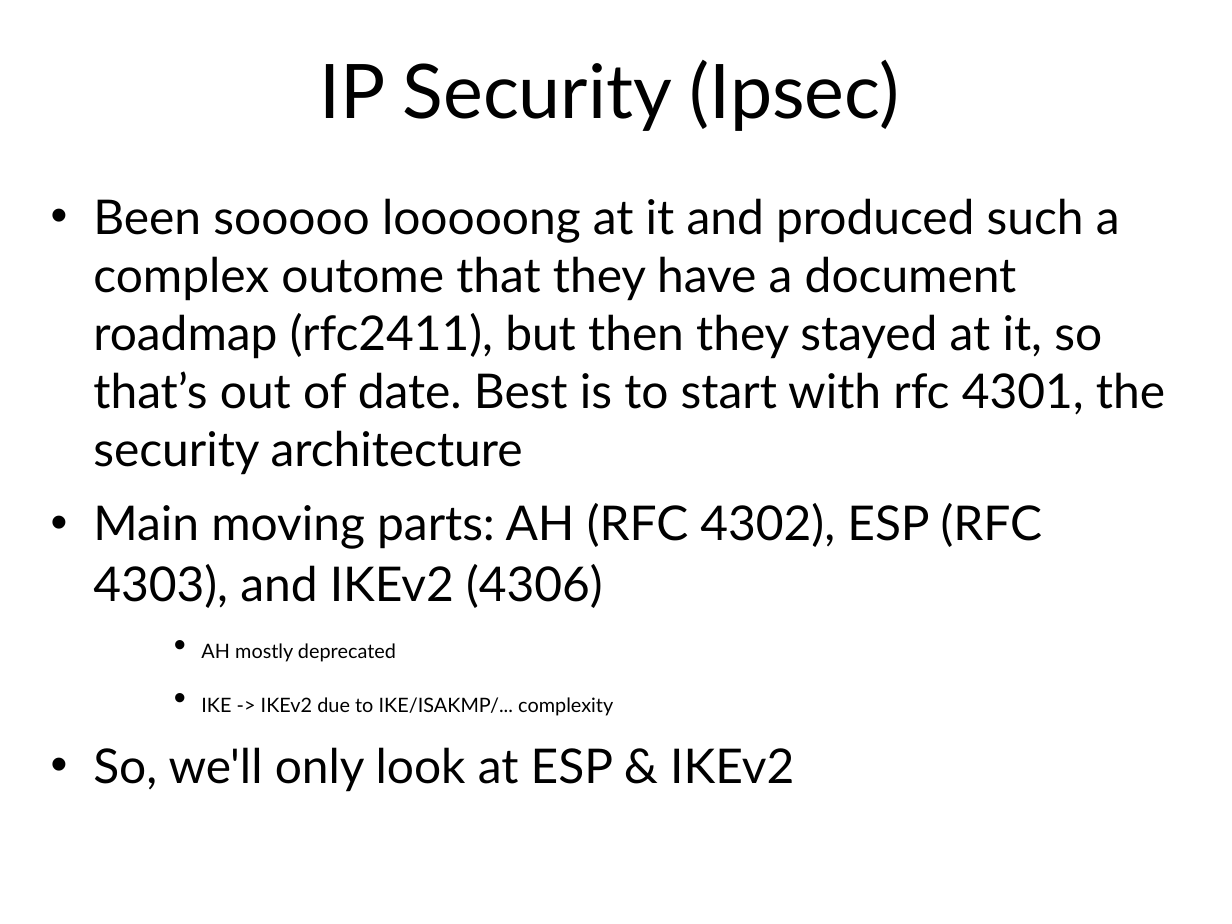
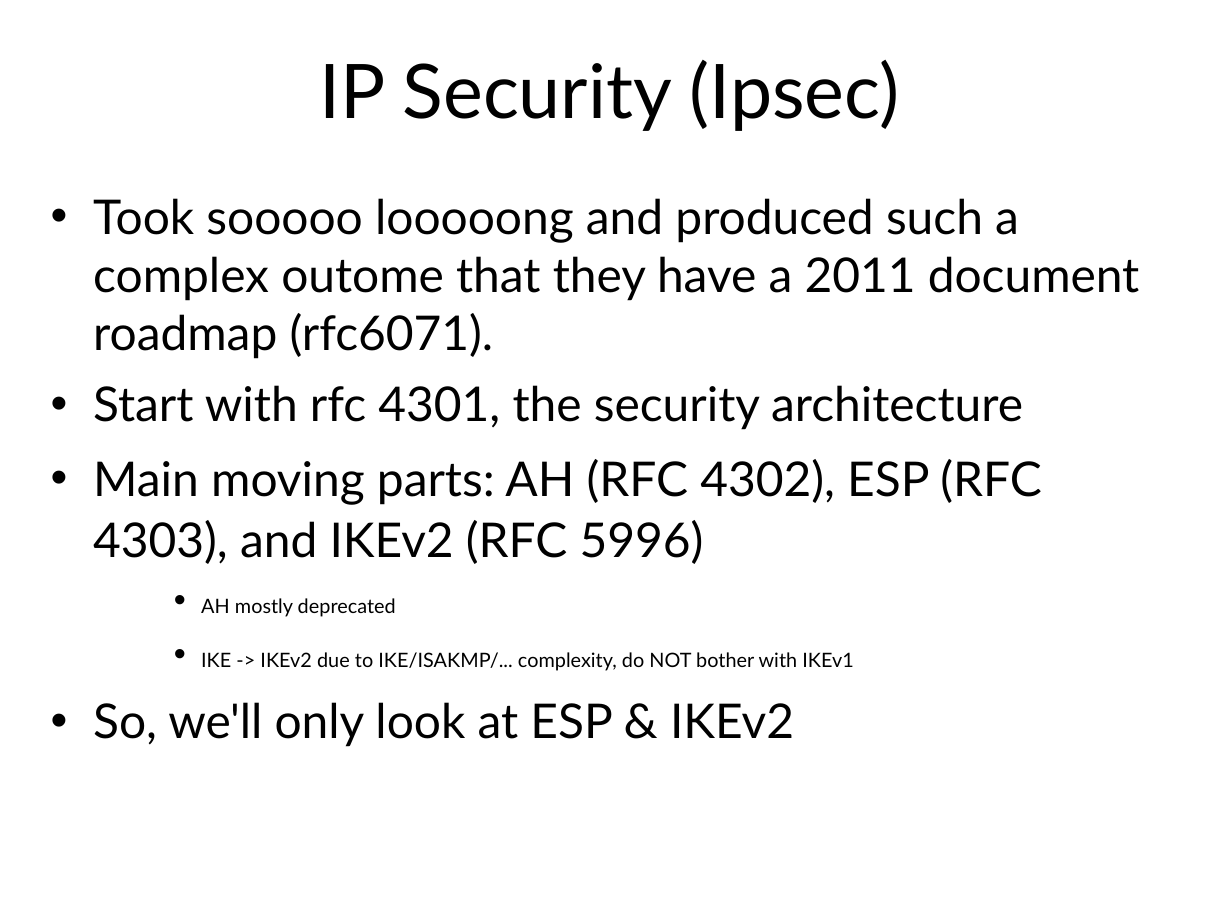
Before and after one commit to sftcd/cs7053, a slide deck: slide 59 of lectures/04-protocols/04-protocols.ppt. Drawn at 1232x924 pixels with LibreOffice and Linux fonts; fonts in the diff are those of the drawing. Boxes give left, top, right and bottom in pixels: in the first picture for what was removed or moved away, otherwise in the second. Text is boxed around its words. In the diff, an @@ line names an element or a change of style, - is before the commit and + after.

Commit message:
update/tweak 04

```diff
--- a/lectures/04-protocols/04-protocols.ppt
+++ b/lectures/04-protocols/04-protocols.ppt
@@ text at bbox=[93, 198, 1140, 564]: text changed @@
-• Been sooooo looooong at it and produced such a complex outome that they have a document roadmap (rfc2411), but then they stayed at it, so that’s out of date. Best is to start with rfc 4301, the security architecture
-• Main moving parts: AH (RFC 4302), ESP (RFC 4303), and IKEv2 (4306)
+• Took sooooo looooong and produced such a complex outome that they have a 2011 document roadmap (rfc6071).
+• Start with rfc 4301, the security architecture
+• Main moving parts: AH (RFC 4302), ESP (RFC 4303), and IKEv2 (RFC 5996)
@@ text at bbox=[201, 652, 854, 671]: text changed @@
-    • IKE -> IKEv2 due to IKE/ISAKMP/... complexity
+    • IKE -> IKEv2 due to IKE/ISAKMP/... complexity, do NOT bother with IKEv1
```
Also in this commit, not shown: 8 other slides changed.
